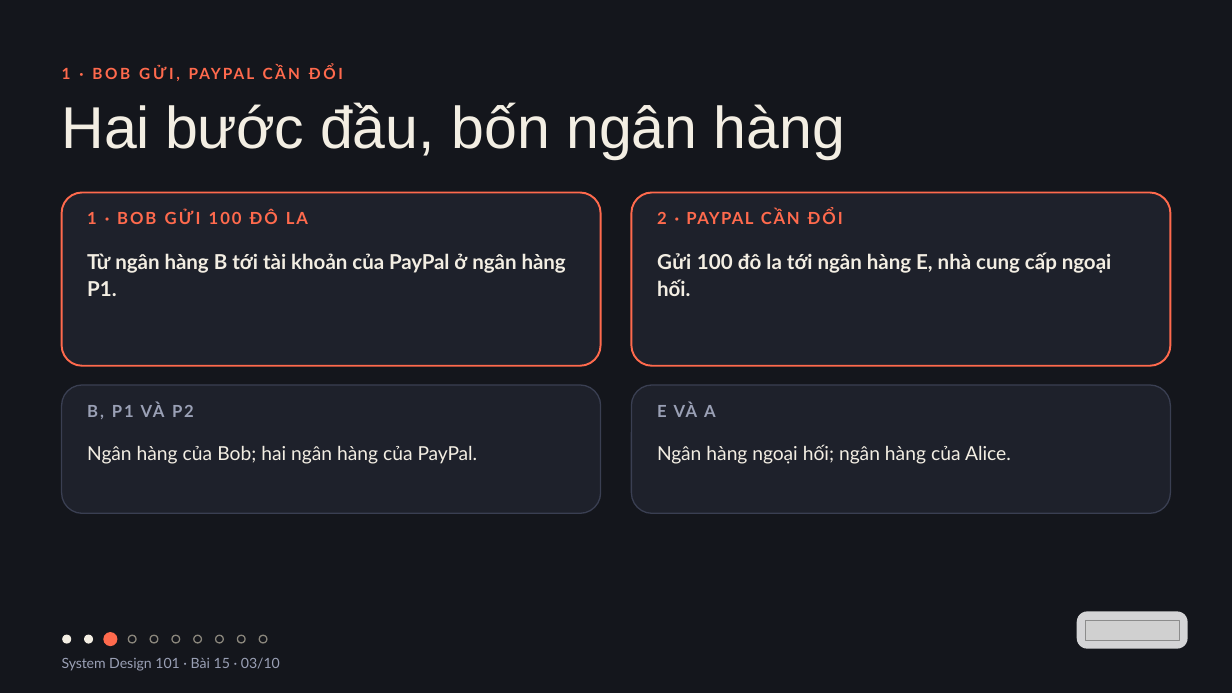
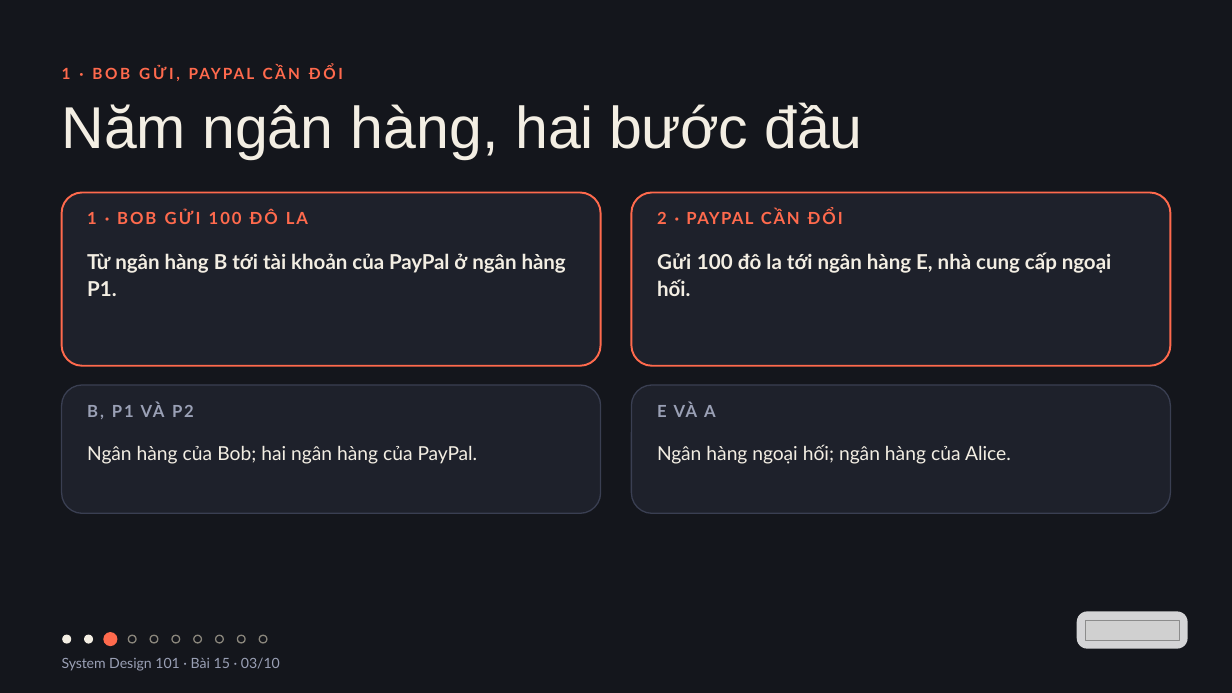
Before and after one commit to vohoailinh90/tool-marketing-studio, a slide deck: slide 3 of system-design-101/vi/lessons/sd-07-015/slides/sd-07-015.pptx. Drawn at 1232x693 pixels with LibreOffice and Linux fonts; fonts in the diff are those of the drawing; grey boxes stand for pictures. Boxes give left, top, right and bottom in pixels: in the first picture for what was removed or moved away, otherwise in the second. Text is boxed around its words. In the diff, an @@ line names an element or a change of style, - is before the commit and + after.

```diff
--- a/system-design-101/vi/lessons/sd-07-015/slides/sd-07-015.pptx
+++ b/system-design-101/vi/lessons/sd-07-015/slides/sd-07-015.pptx
@@ text at <box>62,102,863,160</box>: text changed @@
-Hai bước đầu, bốn ngân hàng
+Năm ngân hàng, hai bước đầu
```
Also in this commit, not shown: 1 other file.
